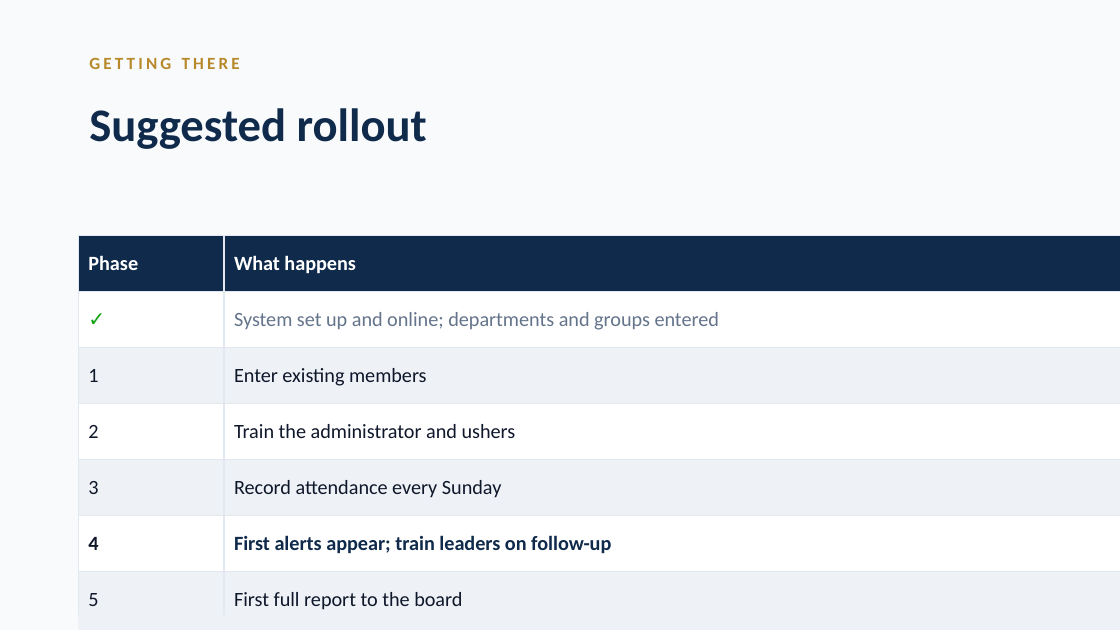
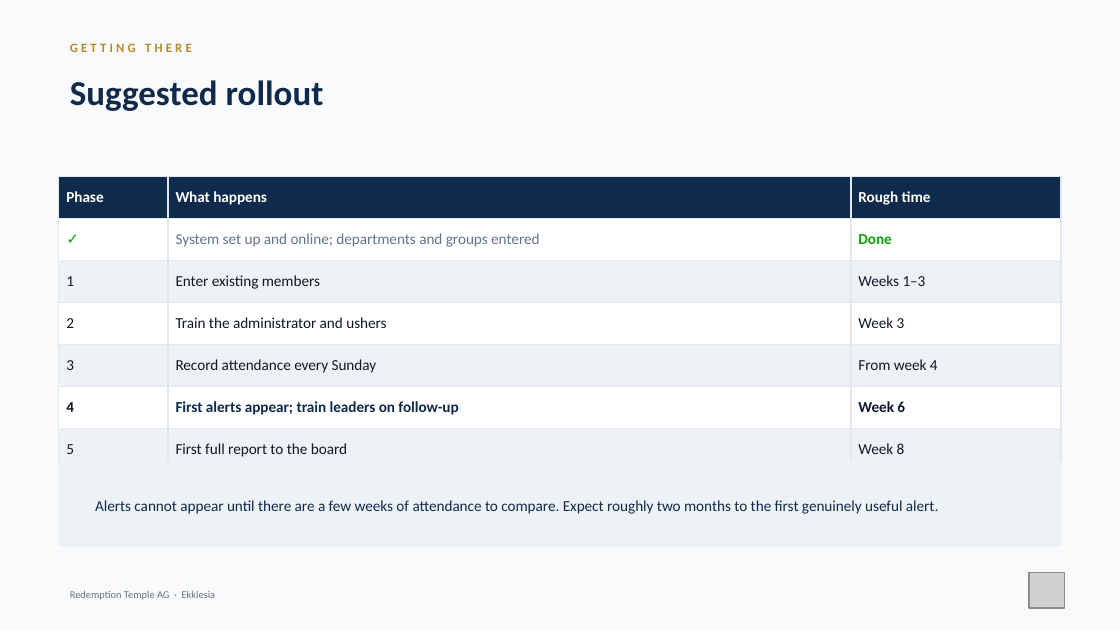
Before and after one commit to nhanhayhaw/ChurchCONNECT, a slide deck: slide 21 of docs/ChurchConnect-Leadership-Presentation.pptx. Drawn at 1120x630 pixels with LibreOffice and Linux fonts; fonts in the diff are those of the drawing; grey boxes stand for pictures; background and template pictures are left out. Boxes give left, top, right and bottom in pixels: in the first picture for what was removed or moved away, otherwise in the second. Text is boxed around its words. In the diff, an @@ line names an element or a change of style, - is before the commit and + after.

```diff
--- a/docs/ChurchConnect-Leadership-Presentation.pptx
+++ b/docs/ChurchConnect-Leadership-Presentation.pptx
@@ text "GETTING THERE" moved from (x1=89, y1=57, x2=240, y2=69) to (x1=70, y1=43, x2=192, y2=52) @@
@@ text "GETTING THERE" at (x1=70, y1=43, x2=192, y2=52): size 11 to 8.2 pt @@
@@ text "Suggested rollout" moved from (x1=89, y1=108, x2=427, y2=149) to (x1=70, y1=80, x2=324, y2=111) @@
@@ text "Suggested rollout" at (x1=70, y1=80, x2=324, y2=111): size 30 to 22.5 pt @@
@@ table at (x1=59, y1=176, x2=1062, y2=469) @@
@@ size 13 to 9.8 pt @@
@@ table resized from (x1=78, y1=235, x2=1120, y2=614) to (x1=59, y1=176, x2=1062, y2=469) @@
@@ rectangle added at (x1=59, y1=461, x2=1062, y2=545), fill #EEF2F7, outline #EEF2F7 1 pt @@
@@ text added at (x1=95, y1=500, x2=938, y2=514), 9.8 pt, text #0F2A4A @@
+Alerts cannot appear until there are a few weeks of attendance to compare. Expect roughly two months to the first genuinely useful alert.
@@ text added at (x1=70, y1=591, x2=216, y2=600), 6.8 pt, text #64748B @@
+Redemption Temple AG · Ekklesia
@@ picture added at (x1=1029, y1=573, x2=1065, y2=609) @@
```
Also in this commit, not shown: 21 other slides changed, 31 other files.
